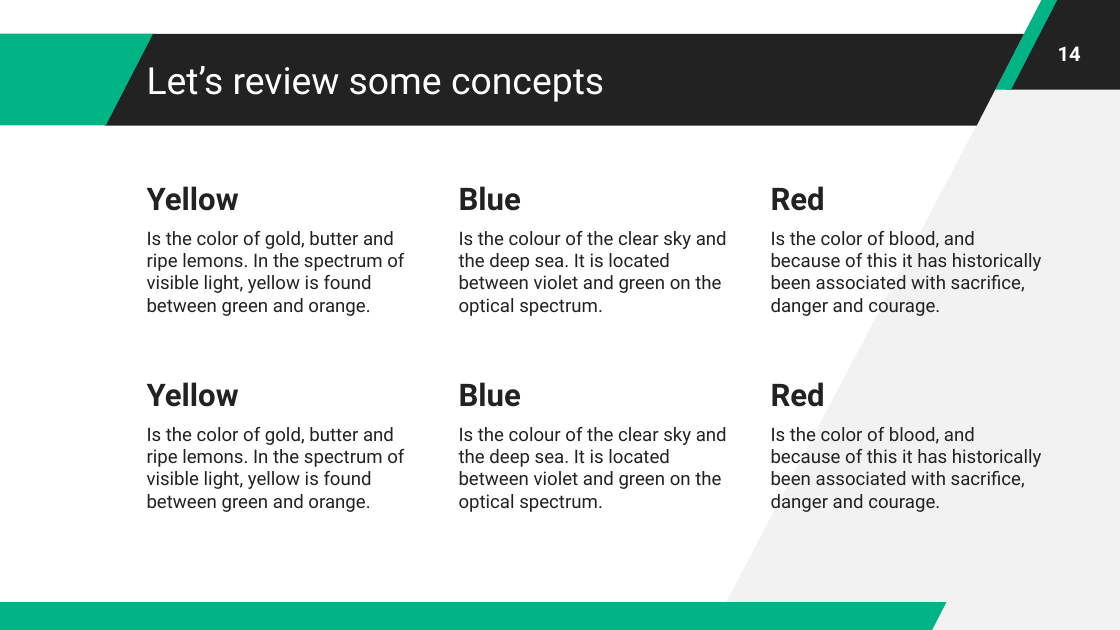
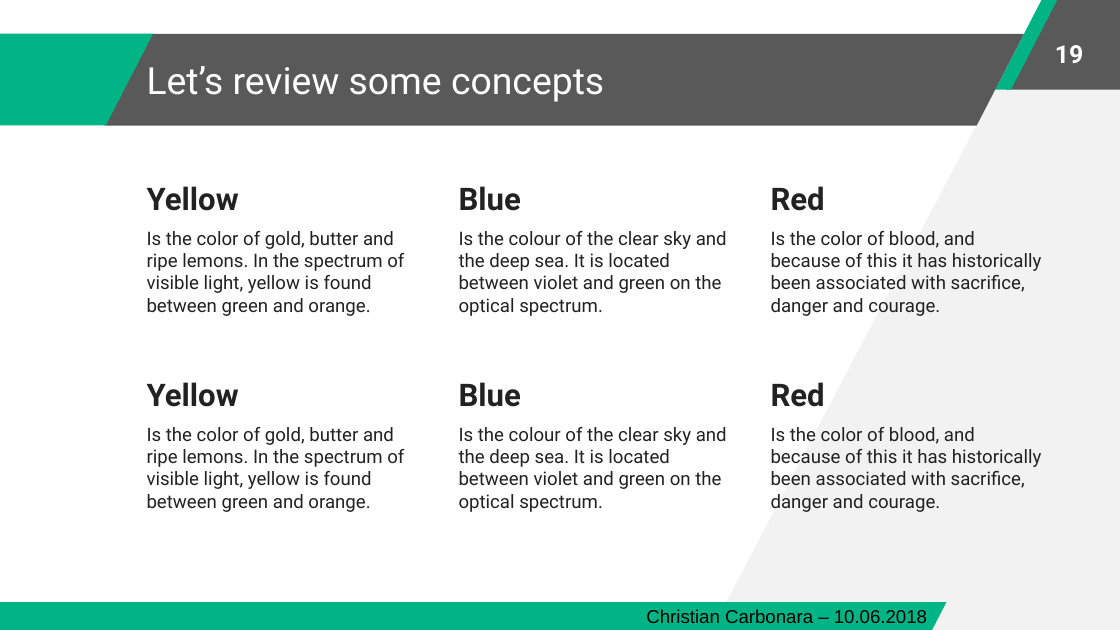
Before and after one commit to ChristianCarbonara/TPI, a slide deck: slide 19 of Documentation/William.pptx (slide 14 before the commit). Drawn at 1120x630 pixels with LibreOffice and Linux fonts; fonts in the diff are those of the drawing. Boxes give left, top, right and bottom in pixels: in the first picture for what was removed or moved away, otherwise in the second. Text is boxed around its words. In the diff, an @@ line names an element or a change of style, - is before the commit and + after.

```diff
--- a/Documentation/William.pptx
+++ b/Documentation/William.pptx
@@ parallelogram at [1006,0,1120,90]: fill #222222 to #595959 @@
@@ parallelogram at [104,34,1024,125]: fill #222222 to #595959 @@
@@ page number at [1055,45,1083,63]: text changed; size 13 to 16 pt @@
-14
+19
@@ text added at [646,609,927,623], 12 pt, text #000000 @@
+Christian Carbonara – 10.06.2018
```
Also in this commit, not shown: 20 other slides changed, 8 slides added, 2 slides removed, 4 other files.
